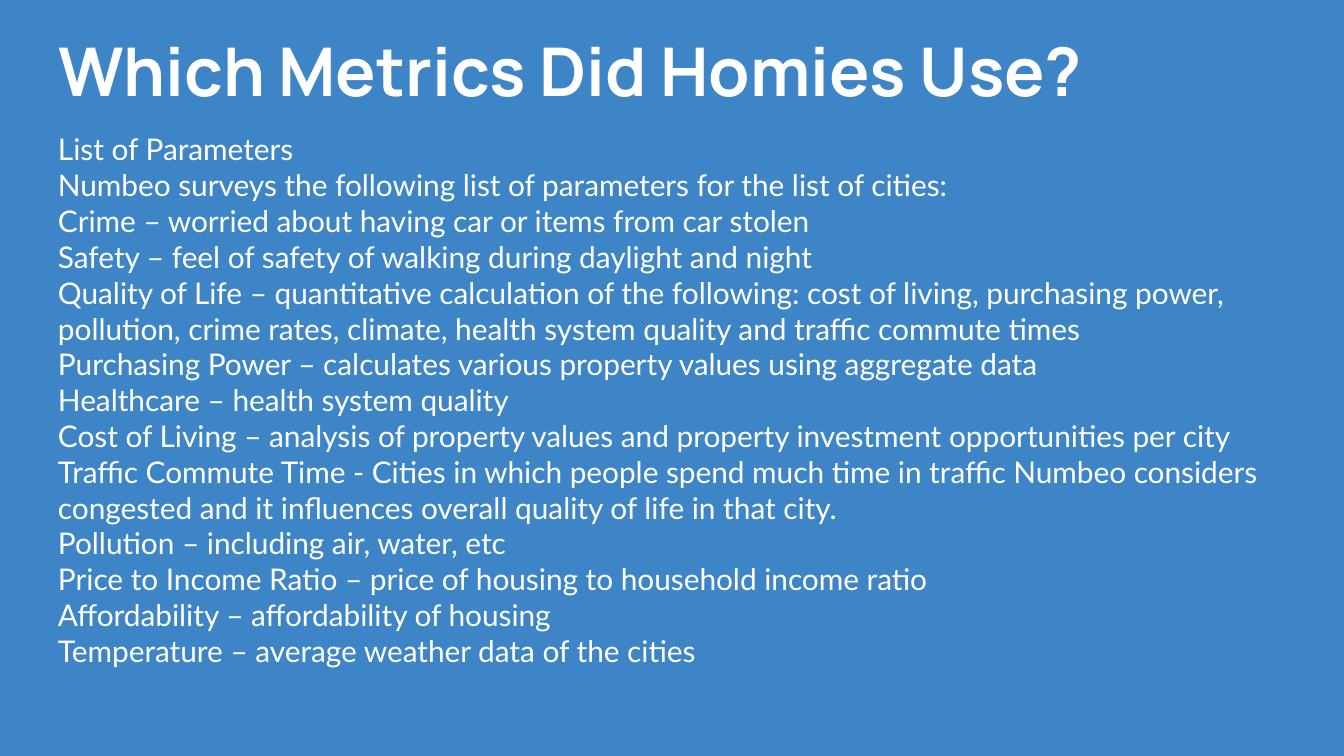
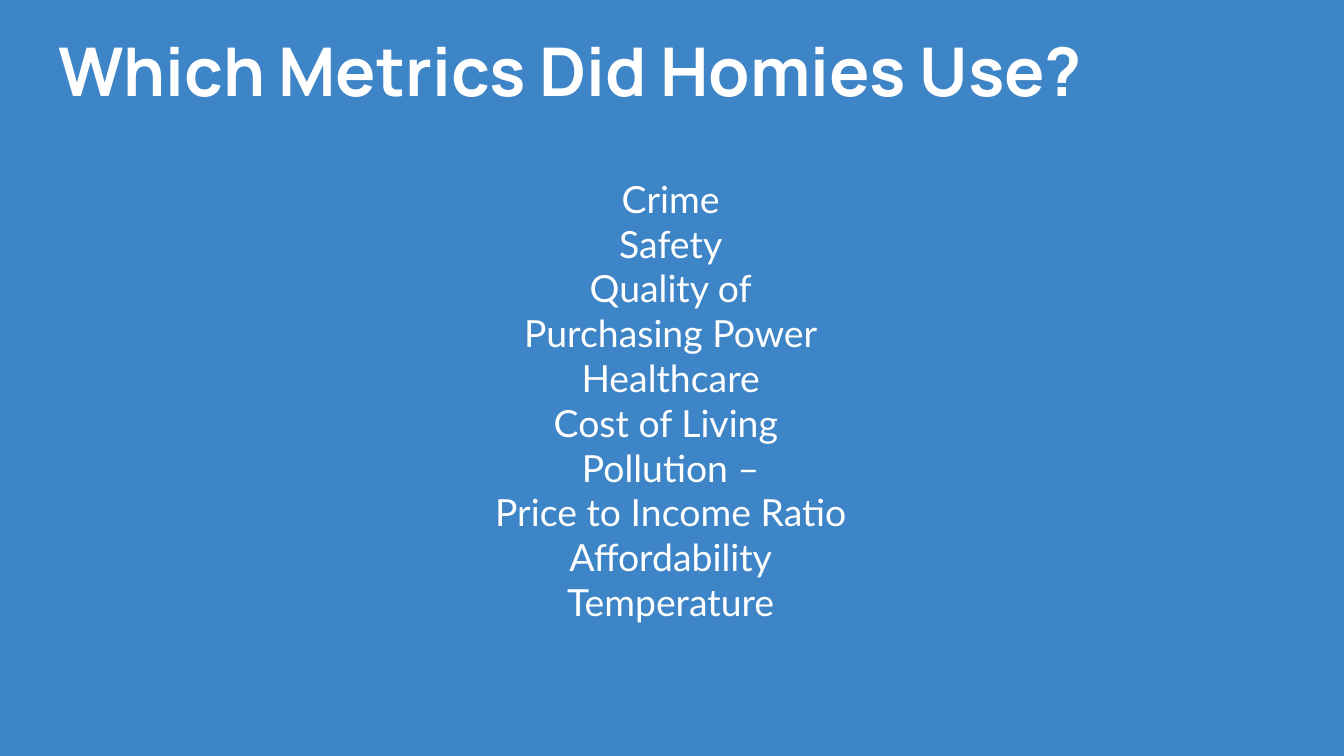
Before and after one commit to CPrince20/Homies, a slide deck: slide 7 of Homies City Collection.pptx. Drawn at 1344x756 pixels with LibreOffice and Linux fonts; fonts in the diff are those of the drawing. Boxes give left, top, right and bottom in pixels: in the first picture for what was removed or moved away, otherwise in the second. Text is boxed around its words. In the diff, an @@ line names an element or a change of style, - is before the commit and + after.

Commit message:
revised slide 7

```diff
--- a/Homies City Collection.pptx
+++ b/Homies City Collection.pptx
@@ text at (x1=495, y1=186, x2=847, y2=623): text changed; size 16 to 20 pt @@
-List of Parameters
-Numbeo surveys the following list of parameters for the list of cities:
-Crime – worried about having car or items from car stolen
-Safety – feel of safety of walking during daylight and night
-Quality of Life – quantitative calculation of the following: cost of living, purchasing power, pollution, crime rates, climate, health system quality and traffic commute times
-Purchasing Power – calculates various property values using aggregate data
-Healthcare – health system quality
-Cost of Living – analysis of property values and property investment opportunities per city
-Traffic Commute Time - Cities in which people spend much time in traffic Numbeo considers congested and it influences overall quality of life in that city.
-Pollution – including air, water, etc
-Price to Income Ratio – price of housing to household income ratio
-Affordability – affordability of housing
-Temperature – average weather data of the cities
+Crime
+Safety
+Quality of
+Purchasing Power
+Healthcare
+Cost of Living
+Pollution –
+Price to Income Ratio
+Affordability
+Temperature
```
